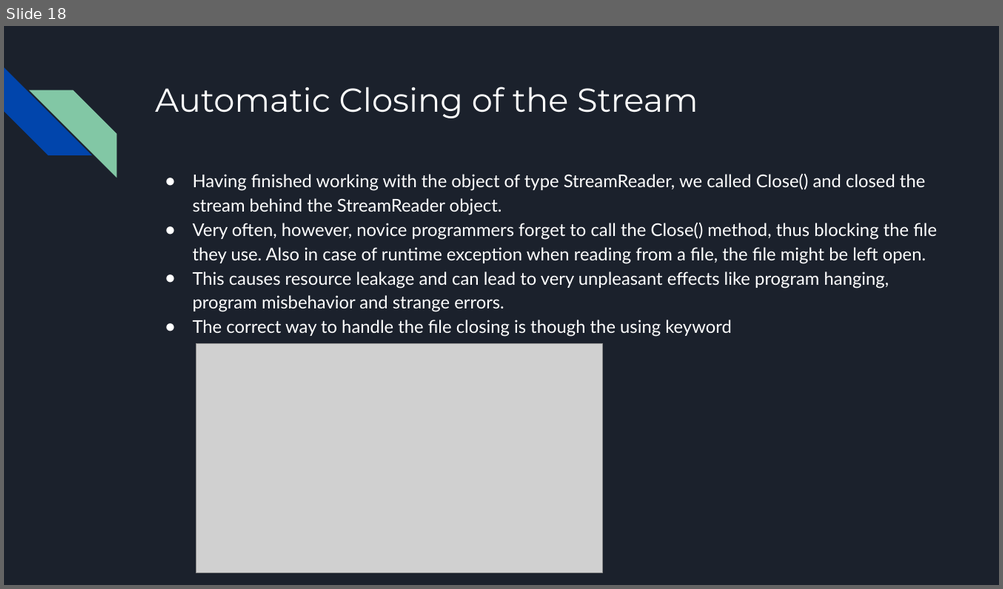
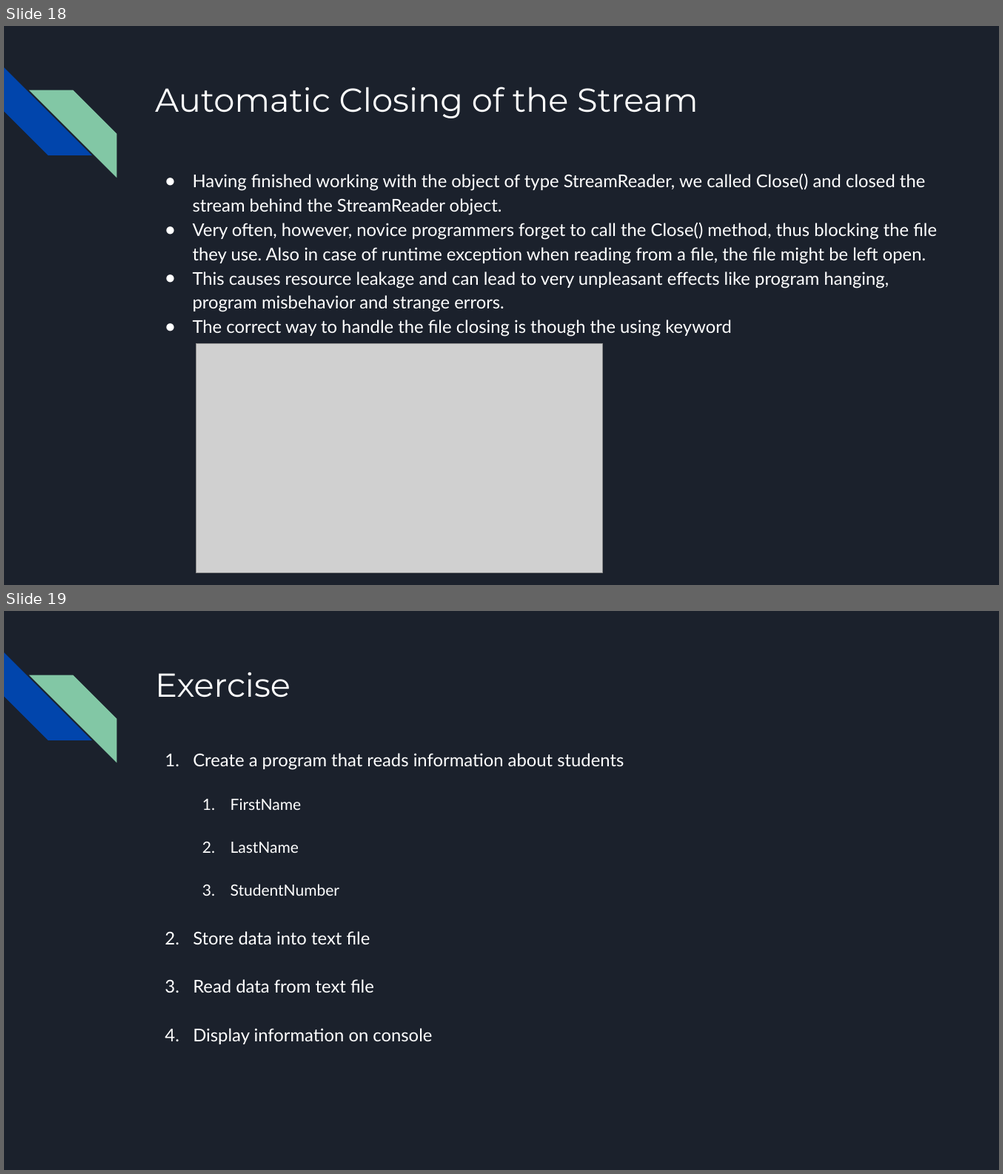
Before and after one commit to bulhard/PoP_2023, a slide deck: _Presentations/05 Working with files.pptx. Shown one above the other, each under a label of ours: slide 18 before the commit, slides 18 and 19 after it. The pictures are 1003x589 and 1003x1174 pixels, drawn with LibreOffice and Linux fonts; fonts in the diff are those of the drawing; grey boxes stand for pictures. Boxes give left, top, right and bottom in pixels: in the first picture for what was removed or moved away, otherwise in the second. Text is boxed around its words. In the diff, an @@ line names an element or a change of style, - is before the commit and + after.

Commit message:
05 Text Files

```diff
--- a/_Presentations/05 Working with files.pptx
+++ b/_Presentations/05 Working with files.pptx
@@ slide 19 added at <box>4,611,999,1170</box>, background #1B212C; not listed: 2 template elements that a slide beside it also shows @@
@@ title added at <box>155,672,290,698</box>, 32 pt, text #FFFFFF @@
+Exercise
@@ text added at <box>193,753,623,1045</box>, 17 pt, text #FFFFFF @@
+1. Create a program that reads information about students
+  1. FirstName
+  2. LastName
+  3. StudentNumber
+2. Store data into text file
+3. Read data from text file
+4. Display information on console
```
Also in this commit, not shown: 1 slide removed, 5 other files.
